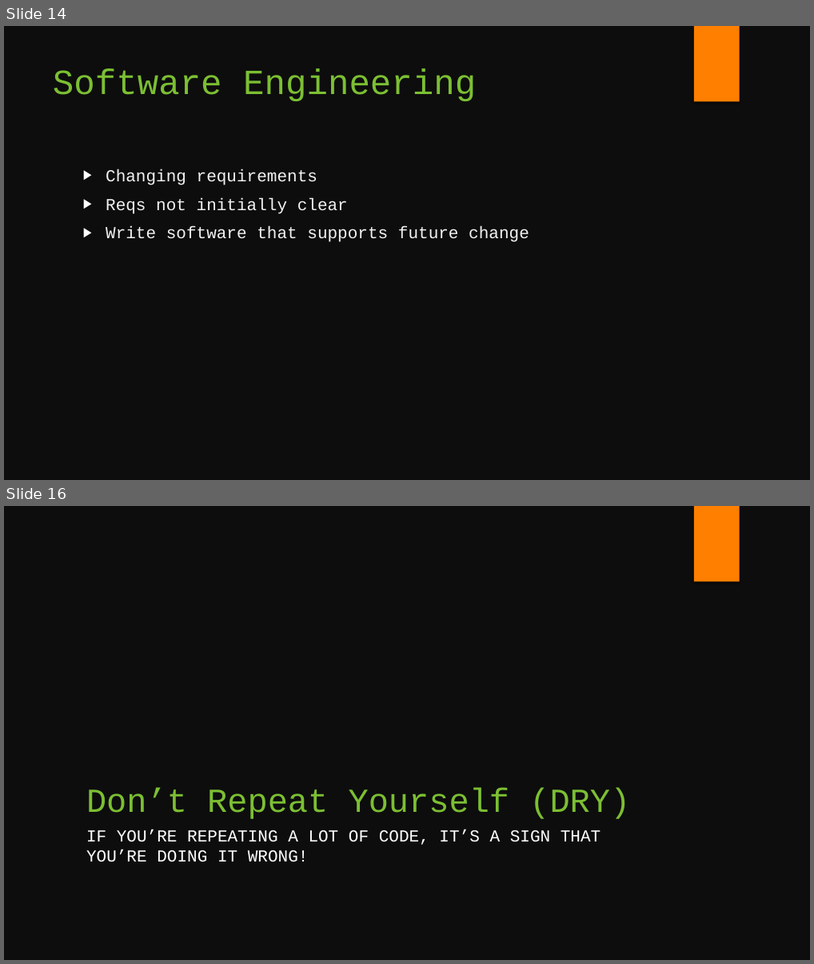
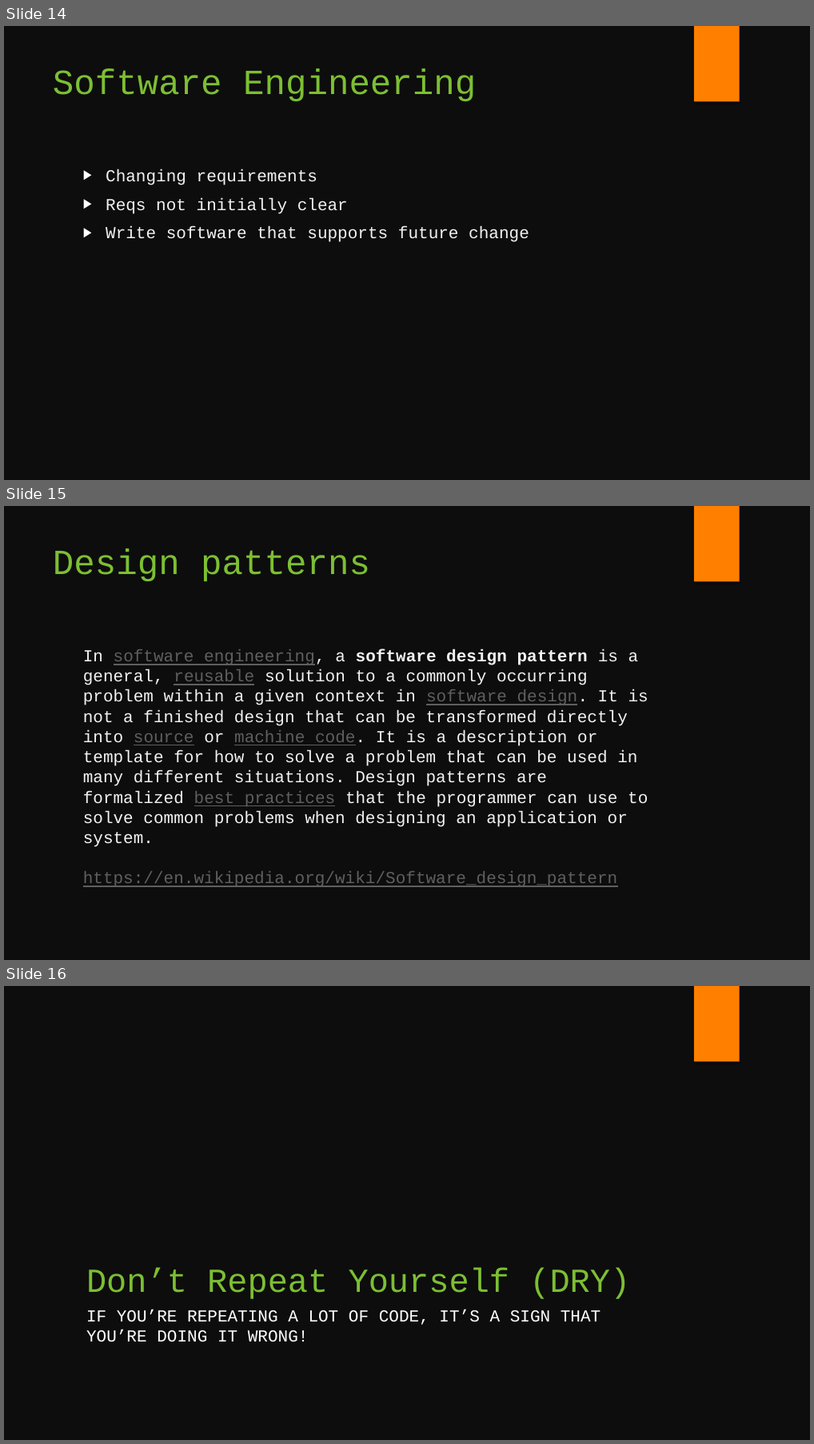
Before and after one commit to fsackur/Powershell-and-SE, a slide deck: Death by powerpoint.pptx. Shown one above the other, each under a label of ours: slides 14 and 16 before the commit, slides 14, 15 and 16 after it; the slides between them are not shown. The pictures are 814x964 and 814x1444 pixels, drawn with LibreOffice and Linux fonts; fonts in the diff are those of the drawing. Boxes give left, top, right and bottom in pixels: in the first picture for what was removed or moved away, otherwise in the second. Text is boxed around its words. In the diff, an @@ line names an element or a change of style, - is before the commit and + after.

```diff
--- a/Death by powerpoint.pptx
+++ b/Death by powerpoint.pptx
@@ slide 15 added at bbox=[4, 506, 810, 960], background #0D0D0D; not listed: 1 template element that a slide beside it also shows @@
@@ title added at bbox=[53, 549, 370, 581], 42 pt, text #7CBF33 @@
+Design patterns
@@ text added at bbox=[83, 649, 649, 887], 20 pt, text #F2F2F2 @@
+In software engineering, a software design pattern is a general, reusable solution to a commonly occurring problem within a given context in software design. It is not a finished design that can be transformed directly into source or machine code. It is a description or template for how to solve a problem that can be used in many different situations. Design patterns are formalized best practices that the programmer can use to solve common problems when designing an application or system.
+https://en.wikipedia.org/wiki/Software_design_pattern
```
Also in this commit, not shown: 4 slides changed, 3 other slides added, 3 slides removed.
